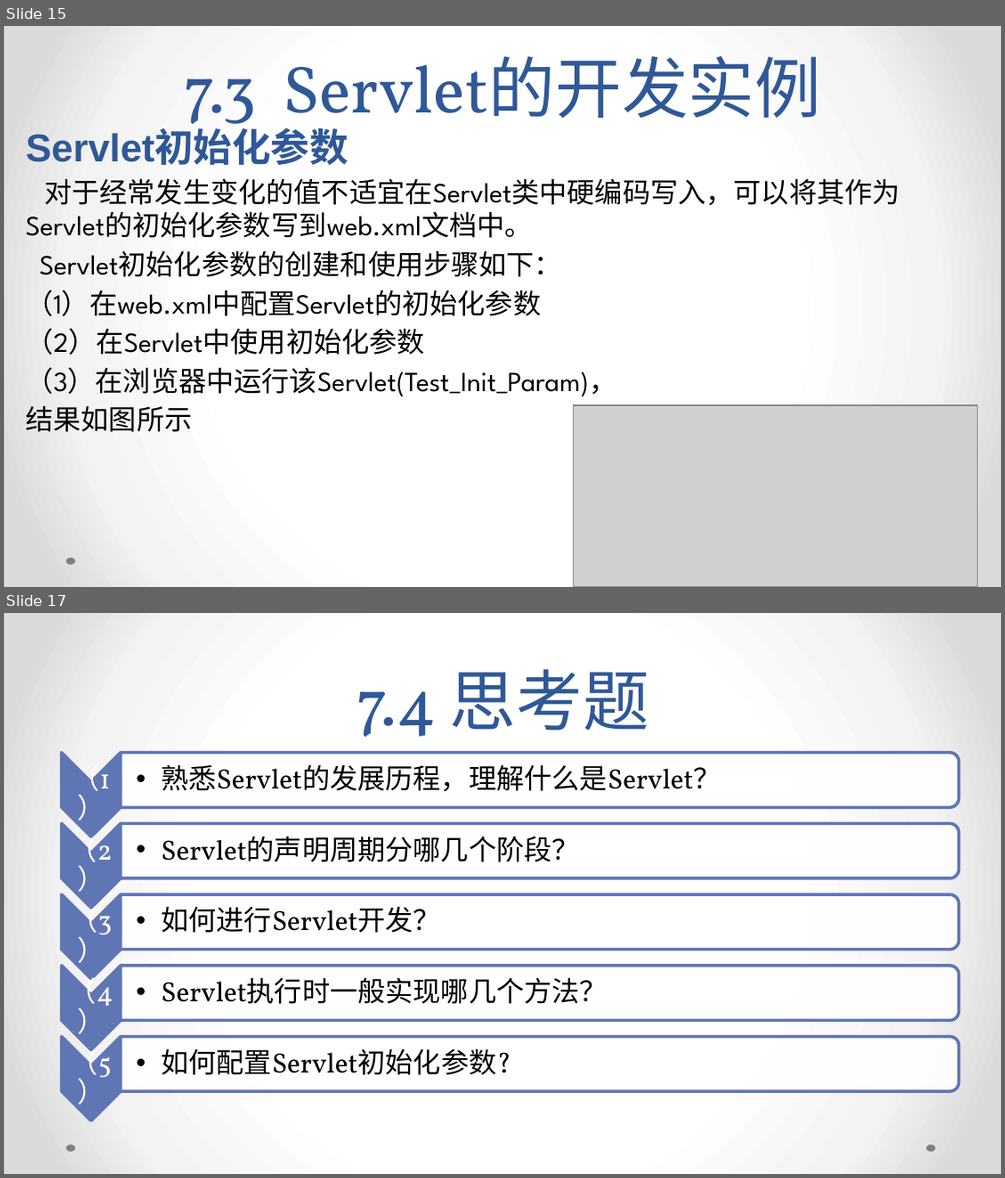
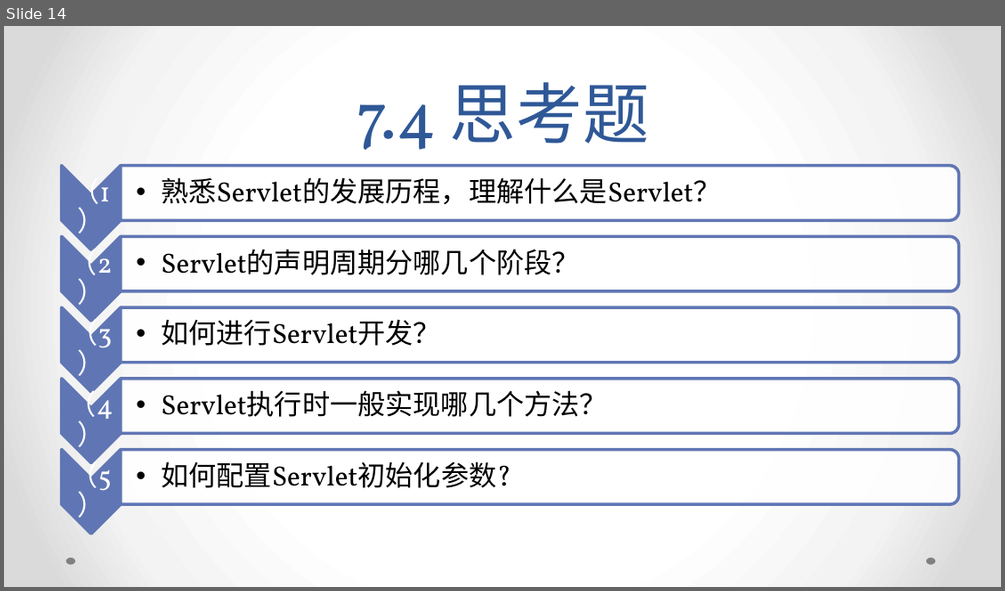
Before and after one commit to xdwenhaoyu/WEB_JSP, a slide deck: JSP PPT/第07章 Servlet编程.pptx. Shown one above the other, each under a label of ours: slides 15 and 17 before the commit, slide 14 after it; the slides between them are not shown. The pictures are 1005x1178 and 1005x591 pixels, drawn with LibreOffice and Linux fonts; fonts in the diff are those of the drawing; grey boxes stand for pictures. Boxes give left, top, right and bottom in pixels: in the first picture for what was removed or moved away, otherwise in the second. Text is boxed around its words. In the diff, an @@ line names an element or a change of style, - is before the commit and + after.

```diff
--- a/JSP PPT/第07章 Servlet编程.pptx
+++ b/JSP PPT/第07章 Servlet编程.pptx
@@ slide 15 removed at [4, 26, 1001, 587], background gradient #FFFFFF to #F4F4F4 to #DADADA; not listed: 1 template element that a slide beside it also shows @@
@@ title removed at [184, 56, 821, 142] @@
-7.3 Servlet的开发实例
@@ text removed at [25, 130, 899, 432] @@
-Servlet初始化参数
-对于经常发生变化的值不适宜在Servlet类中硬编码写入，可以将其作为Servlet的初始化参数写到web.xml文档中。
-Servlet初始化参数的创建和使用步骤如下：
-（1）在web.xml中配置Servlet的初始化参数
-（2）在Servlet中使用初始化参数
-（3）在浏览器中运行该Servlet(Test_Init_Param)，
-结果如图所示
@@ picture removed at [574, 405, 978, 586] @@
@@ what was slide 17 is now slide 14 @@
```
Also in this commit, not shown: 1 slide changed, 1 slide added, 3 other slides removed, 8 other files.
